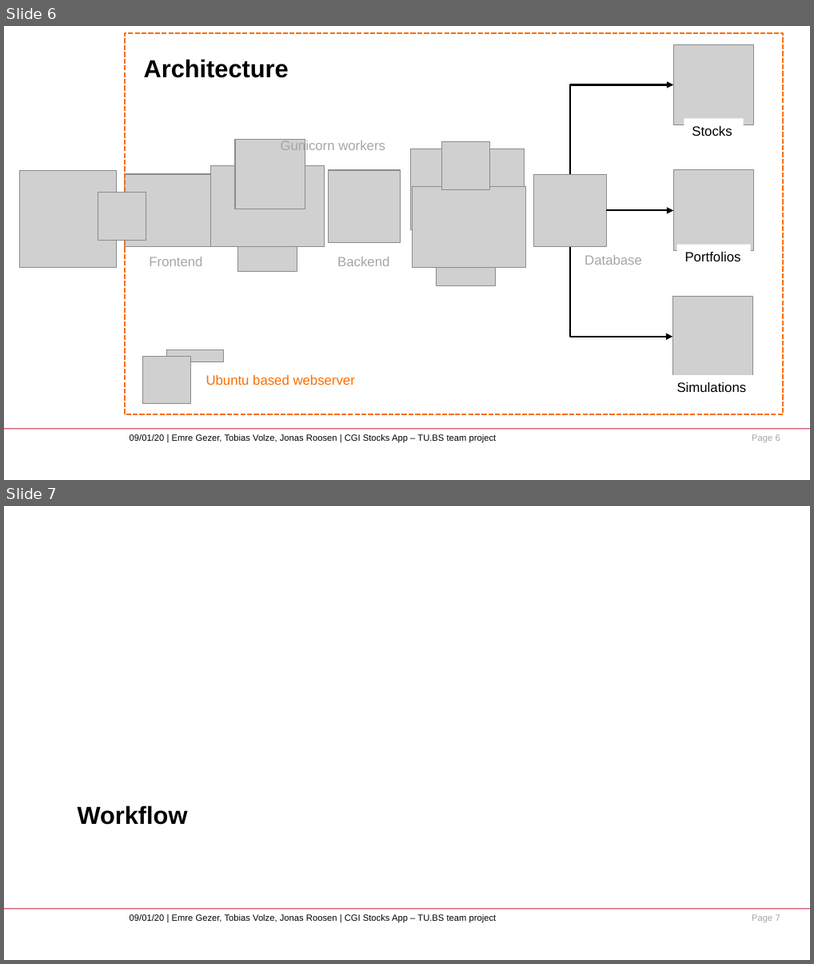
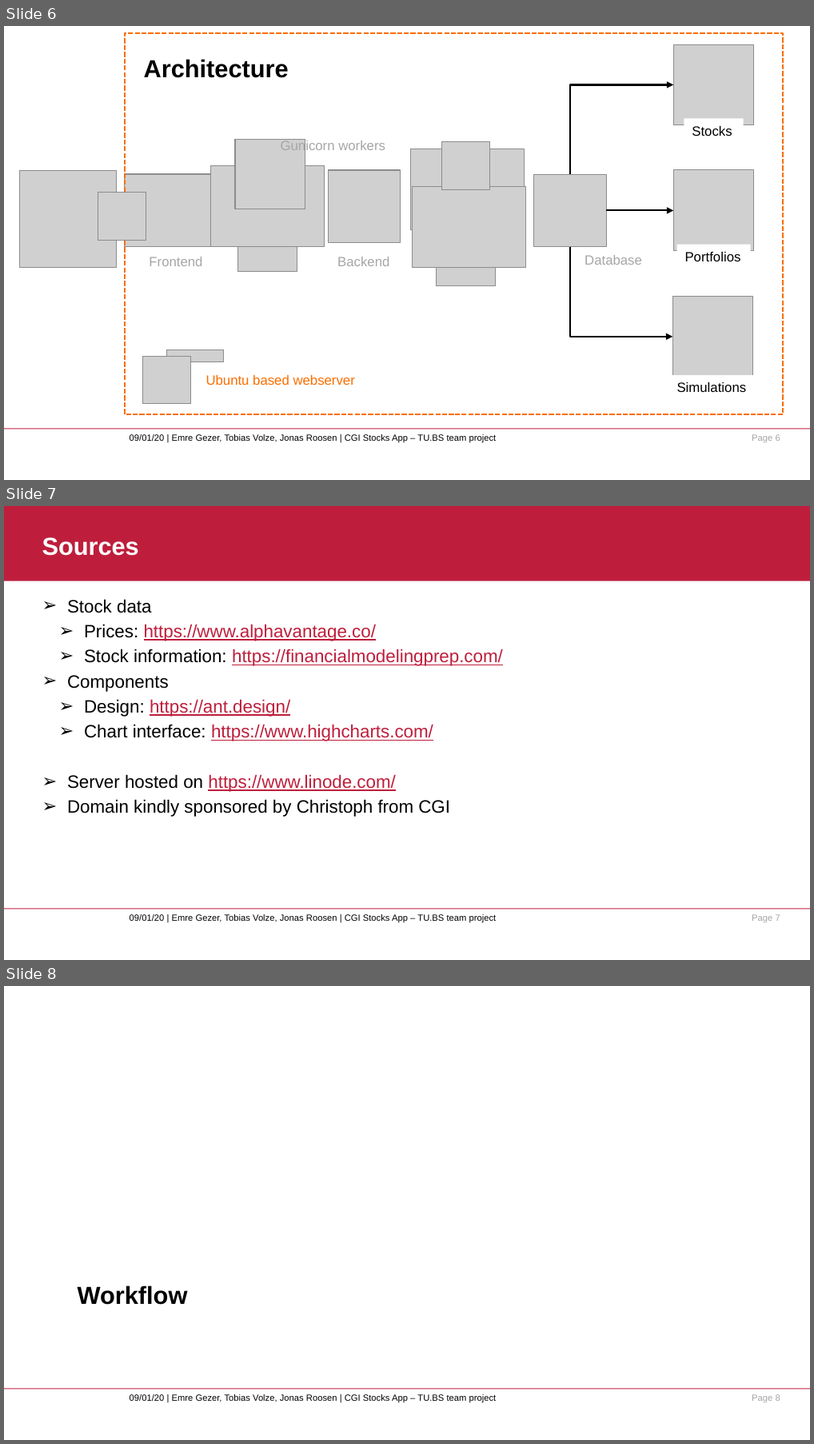
Before and after one commit to neoraven/Teamprojekt_SS20_CGI, a slide deck: presentation/TUBS_CGI_stocks_app_presentation.pptx. Shown one above the other, each under a label of ours: slides 6 and 7 before the commit, slides 6, 7 and 8 after it. The pictures are 814x964 and 814x1444 pixels, drawn with LibreOffice and Linux fonts; fonts in the diff are those of the drawing; grey boxes stand for pictures; background and template pictures are left out. Boxes give left, top, right and bottom in pixels: in the first picture for what was removed or moved away, otherwise in the second. Text is boxed around its words. In the diff, an @@ line names an element or a change of style, - is before the commit and + after.

```diff
--- a/presentation/TUBS_CGI_stocks_app_presentation.pptx
+++ b/presentation/TUBS_CGI_stocks_app_presentation.pptx
@@ slide 7 added at (4,506,810,960), background #FFFFFF; not listed: 3 template elements that a slide beside it also shows @@
@@ rectangle added at (4,506,810,581), fill #BE1E3C @@
@@ title added at (42,537,139,556), 22 pt, text #FFFFFF, bold @@
+Sources
@@ text added at (67,599,503,816), 16 pt, text #BE1E3C, underline @@
+➢ Stock data
+  ➢ Prices: https://www.alphavantage.co/
+  ➢ Stock information: https://financialmodelingprep.com/
+➢ Components
+  ➢ Design: https://ant.design/
+  ➢ Chart interface: https://www.highcharts.com/
+➢ Server hosted on https://www.linode.com/
+➢ Domain kindly sponsored by Christoph from CGI
@@ what was slide 7 is now slide 8 @@
@@ page number at (752,1394,781,1402): text changed @@
-Page 7
+Page 8
```
Also in this commit, not shown: 1 slide changed, 10 other slides added, 2 slides removed.
